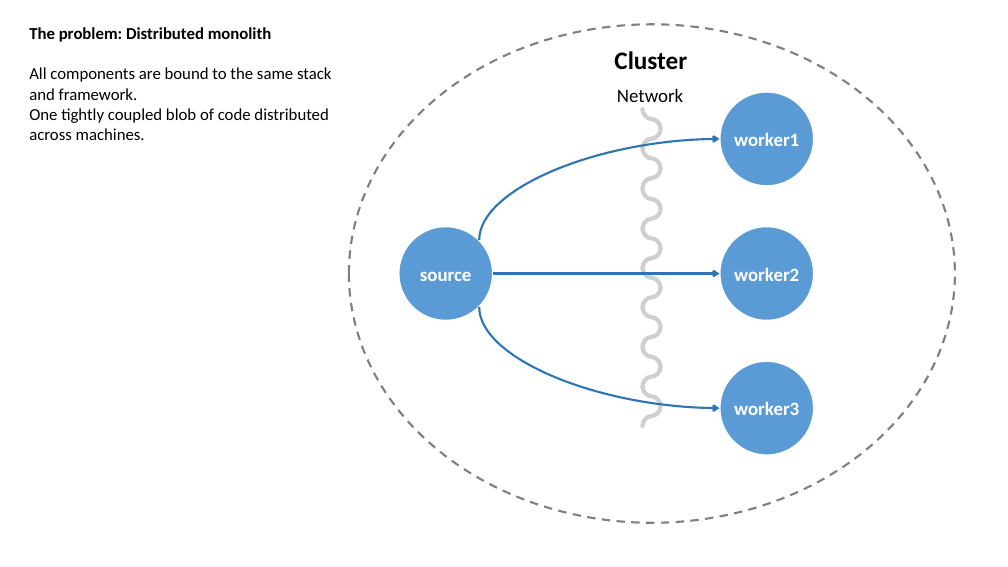
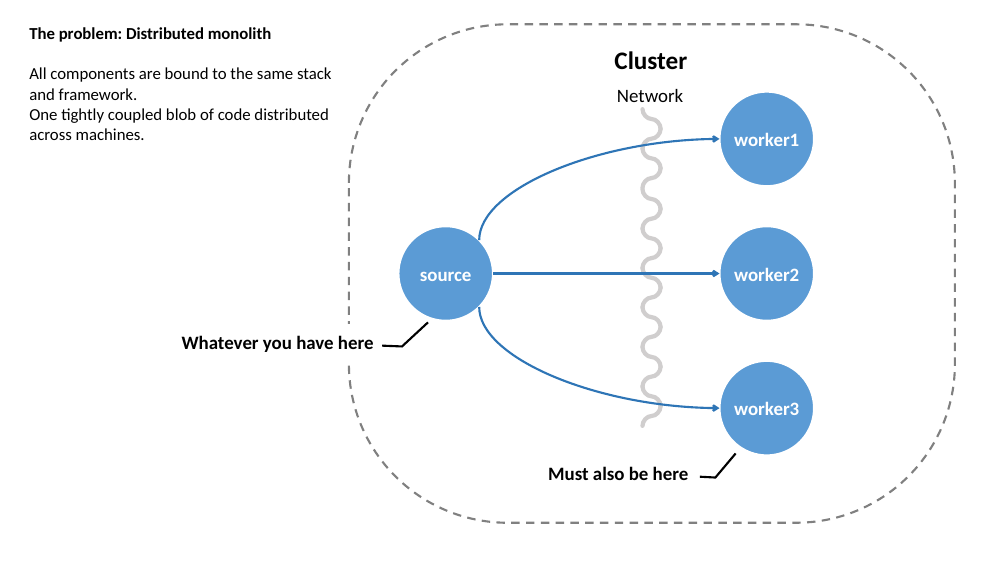
Before and after one commit to rogeralsing/Presentations, a slide deck: slide 3 of ClusterSoftware/clustersoftware.pptx (slide 2 before the commit). Drawn at 1008x567 pixels with LibreOffice and Linux fonts; fonts in the diff are those of the drawing. Boxes give left, top, right and bottom in pixels: in the first picture for what was removed or moved away, otherwise in the second. Text is boxed around its words. In the diff, an @@ line names an element or a change of style, - is before the commit and + after.

```diff
--- a/ClusterSoftware/clustersoftware.pptx
+++ b/ClusterSoftware/clustersoftware.pptx
@@ rounded rectangle at [349,24,955,523]: ellipse to rounded rectangle @@
@@ callout added at [171,324,385,361], fill #FFFFFF, outline #000000 2 pt, 18 pt, text #000000, bold @@
+Whatever you have here
@@ callout added at [535,455,702,492], fill #FFFFFF, outline #000000 2 pt, 18 pt, text #000000, bold @@
+Must also be here
```
Also in this commit, not shown: 1 other slide changed, 1 slide added.
